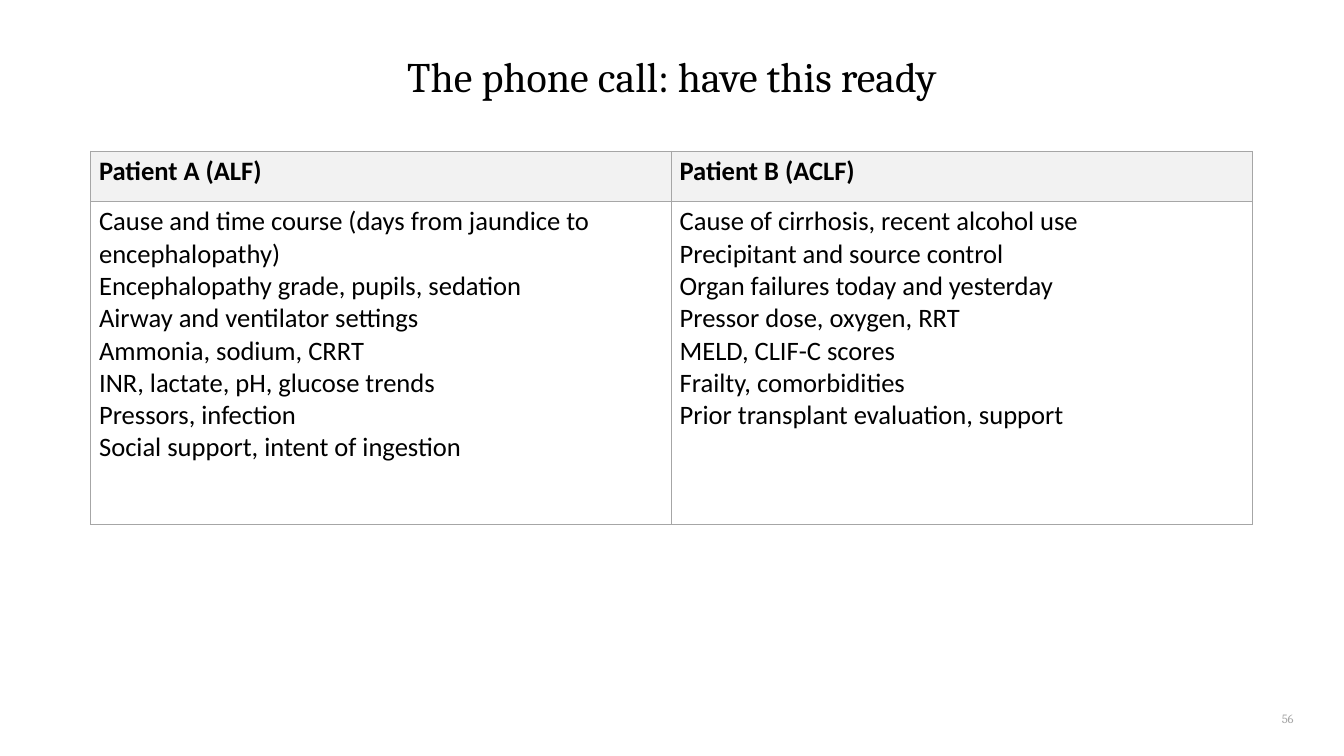
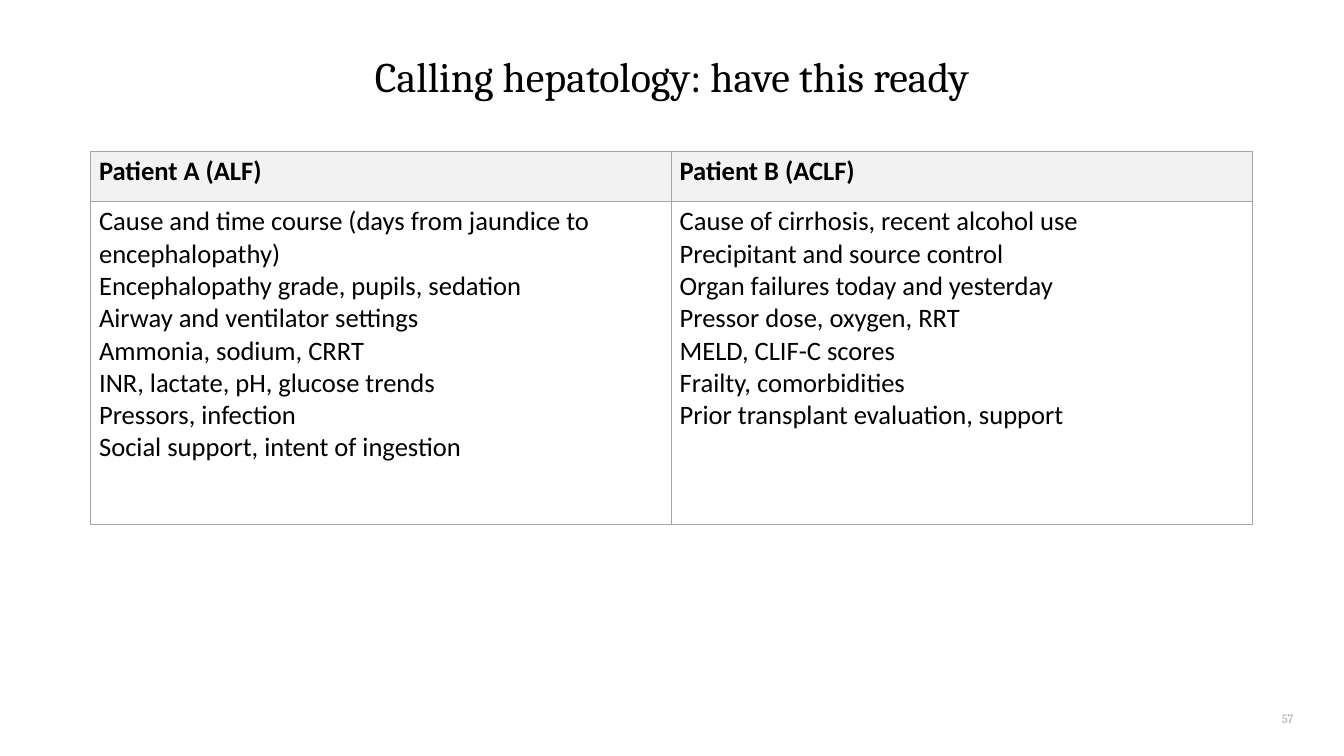
Before and after one commit to qaddodi/mohammad-almeqdadi-lectures, a slide deck: slide 57 of lectures/acute-liver-failure-aclf-in-icu/ALF and ACLF in the ICU.pptx (slide 56 before the commit). Drawn at 1344x756 pixels with LibreOffice and Linux fonts; fonts in the diff are those of the drawing. Boxes give left, top, right and bottom in pixels: in the first picture for what was removed or moved away, otherwise in the second. Text is boxed around its words. In the diff, an @@ line names an element or a change of style, - is before the commit and + after.

```diff
--- a/lectures/acute-liver-failure-aclf-in-icu/ALF and ACLF in the ICU.pptx
+++ b/lectures/acute-liver-failure-aclf-in-icu/ALF and ACLF in the ICU.pptx
@@ title at [375,62,968,102]: text changed @@
-The phone call: have this ready
+Calling hepatology: have this ready
@@ page number at [1282,715,1294,723]: text changed @@
-56
+57
```
Also in this commit, not shown: 10 other slides changed, 1 slide added, 2 other files.
